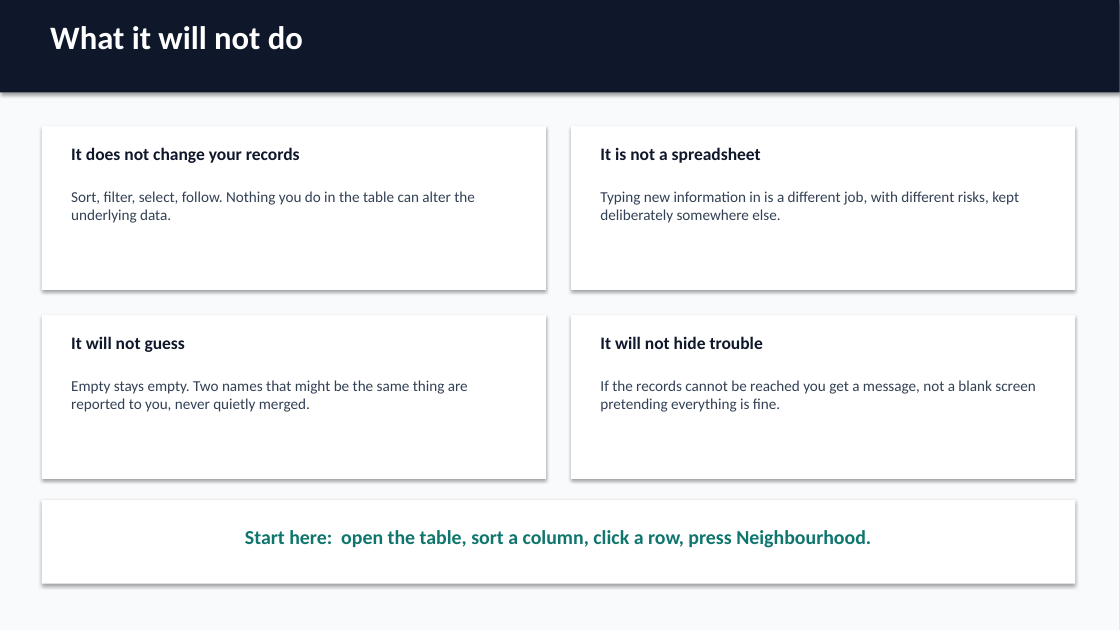
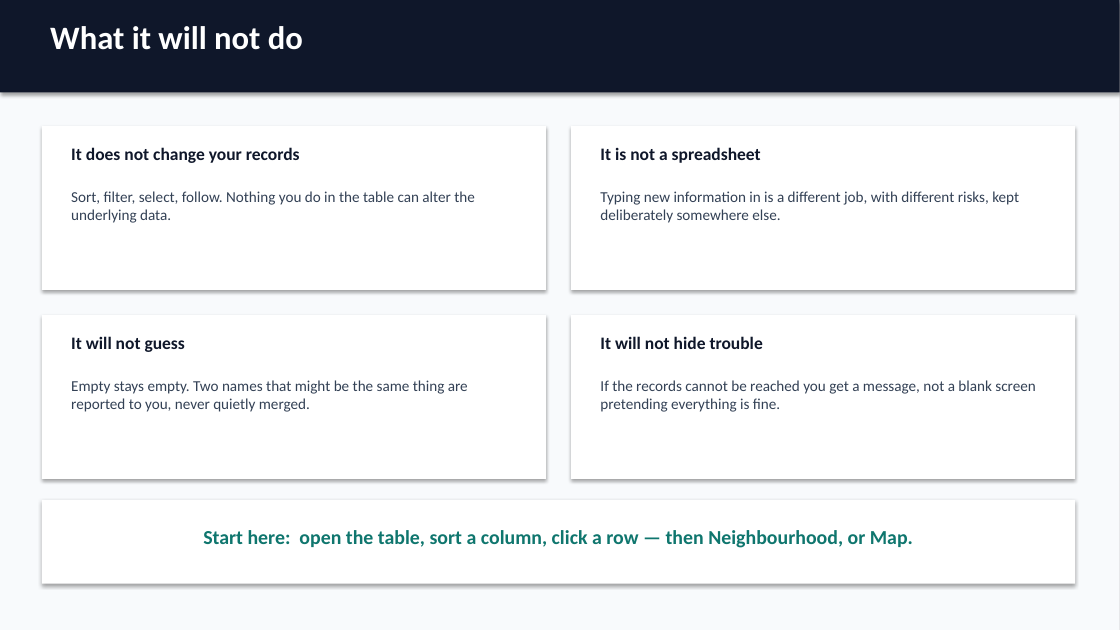
Before and after one commit to marpie1/rcn, a slide deck: slide 17 of tools/rcn-table-intro.pptx (slide 15 before the commit). Drawn at 1120x630 pixels with LibreOffice and Linux fonts; fonts in the diff are those of the drawing. Boxes give left, top, right and bottom in pixels: in the first picture for what was removed or moved away, otherwise in the second. Text is boxed around its words. In the diff, an @@ line names an element or a change of style, - is before the commit and + after.

```diff
--- a/tools/rcn-table-intro.pptx
+++ b/tools/rcn-table-intro.pptx
@@ text at <box>203,530,913,548</box>: text changed @@
-Start here: open the table, sort a column, click a row, press Neighbourhood.
+Start here: open the table, sort a column, click a row — then Neighbourhood, or Map.
```
Also in this commit, not shown: 1 other slide changed, 2 slides added, 3 other files.
